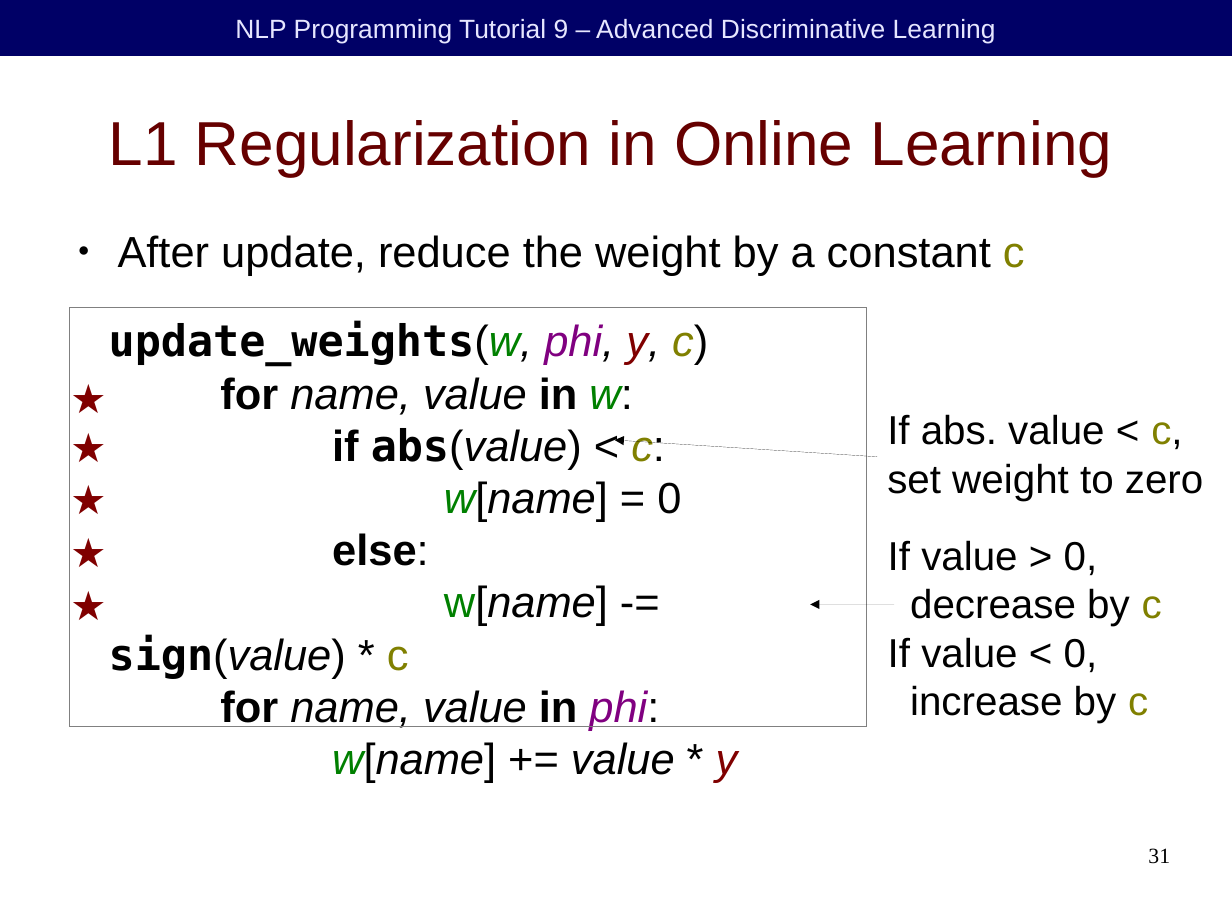
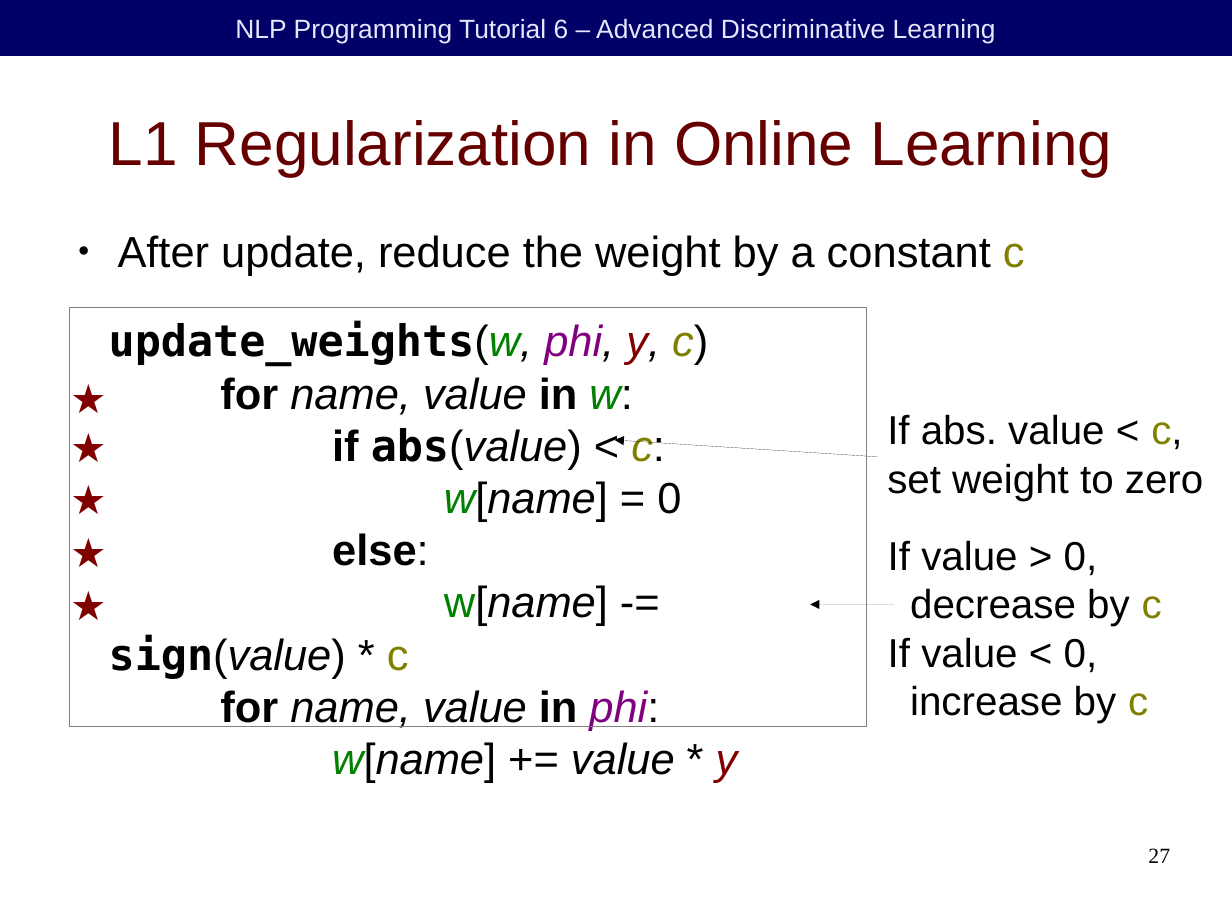
Before and after one commit to duffrind/nlppractice, a slide deck: slide 27 of download/06-discriminative/nlp-programming-en-06-discriminative.odp (slide 31 before the commit). Drawn at 1232x924 pixels with LibreOffice and Linux fonts; fonts in the diff are those of the drawing; background and template pictures are left out. Boxes give left, top, right and bottom in pixels: in the first picture for what was removed or moved away, otherwise in the second. Text is boxed around its words. In the diff, an @@ line names an element or a change of style, - is before the commit and + after.

Commit message:
Update to discriminative training slides

```diff
--- a/download/06-discriminative/nlp-programming-en-06-discriminative.odp
+++ b/download/06-discriminative/nlp-programming-en-06-discriminative.odp
@@ text in rectangle at box(235, 19, 996, 44): text changed @@
-NLP Programming Tutorial 9 – Advanced Discriminative Learning
+NLP Programming Tutorial 6 – Advanced Discriminative Learning
@@ page number at box(1148, 848, 1170, 863): text changed @@
-31
+27
```
Also in this commit, not shown: 26 other slides changed, 7 slides added, 11 slides removed, 3 other files.
